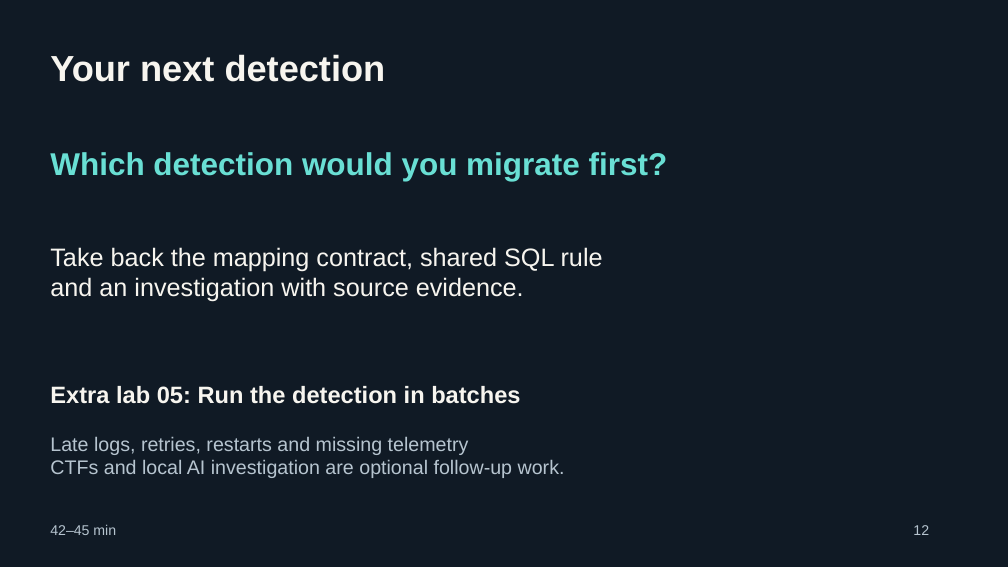
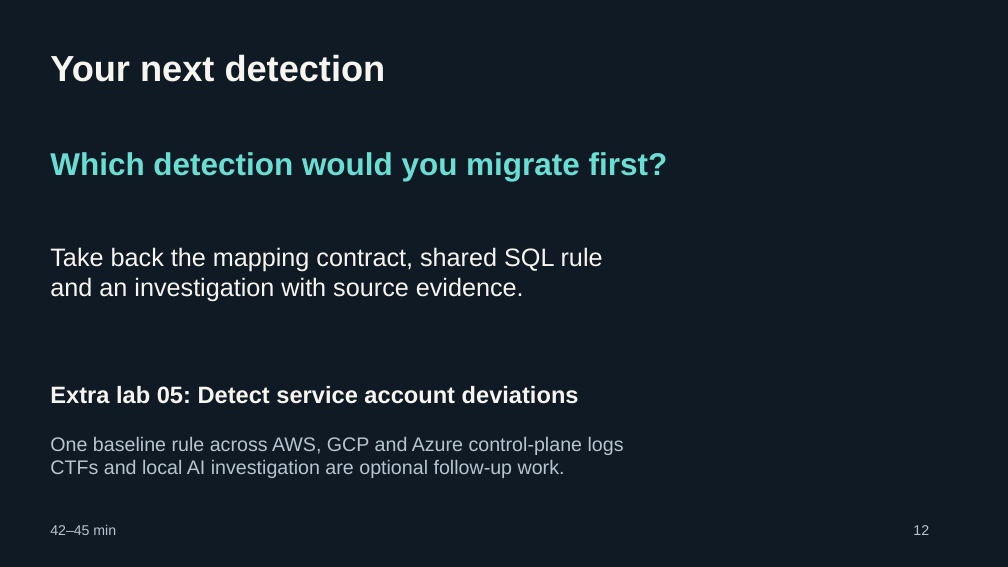
Before and after one commit to vkarthyk/deathcon-2026-workshop, a slide deck: slide 12 of slides/one-schema-to-rule-them-all.pptx. Drawn at 1008x567 pixels with LibreOffice and Linux fonts; fonts in the diff are those of the drawing. Boxes give left, top, right and bottom in pixels: in the first picture for what was removed or moved away, otherwise in the second. Text is boxed around its words. In the diff, an @@ line names an element or a change of style, - is before the commit and + after.

Commit message:
Replace lab 05 with cloud-agnostic service account baseline detection
Lab 05 now applies the workshop method beyond Kubernetes, following the
"Service Account Activity Baseline Deviation" example from Multi-Cloud
Detection at Scale:

- Synthetic AWS CloudTrail, GCP Cloud Audit and Azure Activity logs with
  a 14-day learning window and one detection day, plus an action catalog
  mapping raw API names to shared action types.
- Participants map GCP and Azure (AWS is a worked example), then fix a
  deliberately naive baseline rule: success-only, account scoping,
  unmapped actions, /24 networks, client families, NULL handling and
  insufficient-history accounts.
- Private evaluator on withheld seeds, reference answer, facilitator
  guide, hints, notebook and tests that each planted flaw is caught.
- Remove the scheduled batch lab and repoint docs, release build,
  notebook 04 link and the slide deck's closing slide.

```diff
--- a/slides/one-schema-to-rule-them-all.pptx
+++ b/slides/one-schema-to-rule-them-all.pptx
@@ text at box(50, 386, 579, 404): text changed @@
-Extra lab 05: Run the detection in batches
+Extra lab 05: Detect service account deviations
@@ text at box(50, 437, 624, 455): text changed @@
-Late logs, retries, restarts and missing telemetry
+One baseline rule across AWS, GCP and Azure control-plane logs
```
Also in this commit, not shown: 34 other files.
